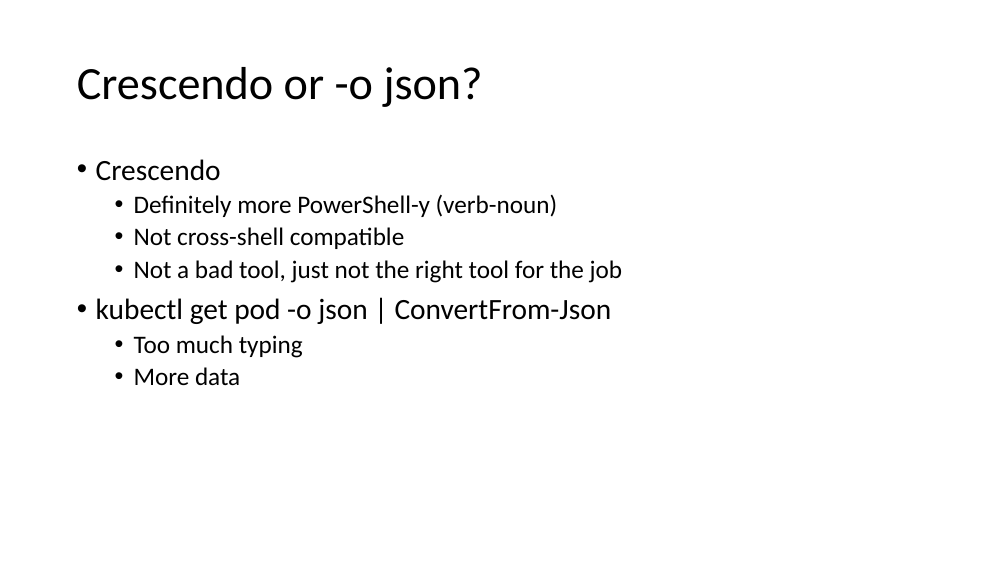
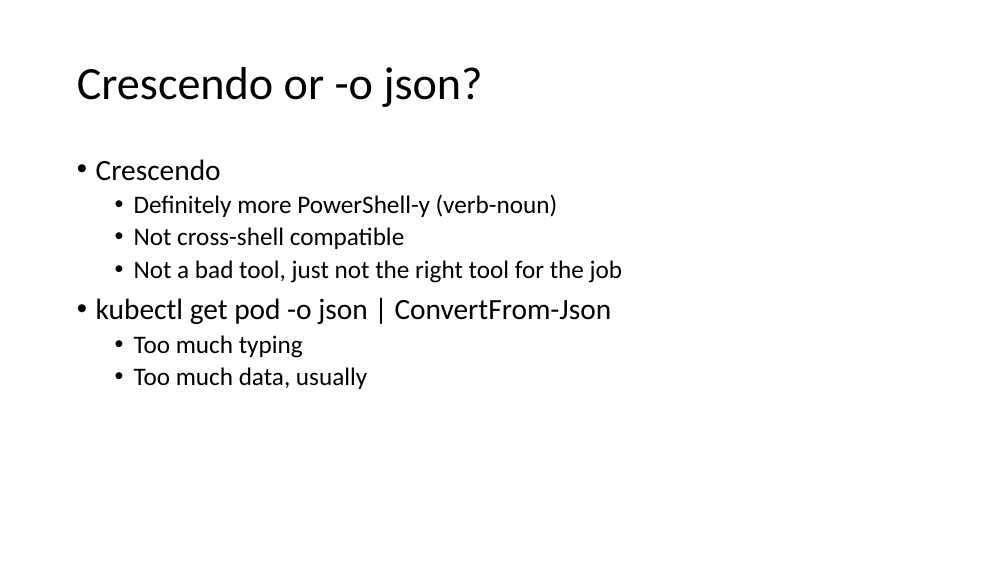
Before and after one commit to ThePoShWolf/Sessions, a slide deck: slide 6 of 2023-04-27 - Making Kubectl PowerShell friendly/PowerShell Summit 2023 - Making Kubectl PowerShell friendly.pptx. Drawn at 1008x567 pixels with LibreOffice and Linux fonts; fonts in the diff are those of the drawing; background and template pictures are left out. Boxes give left, top, right and bottom in pixels: in the first picture for what was removed or moved away, otherwise in the second. Text is boxed around its words. In the diff, an @@ line names an element or a change of style, - is before the commit and + after.

```diff
--- a/2023-04-27 - Making Kubectl PowerShell friendly/PowerShell Summit 2023 - Making Kubectl PowerShell friendly.pptx
+++ b/2023-04-27 - Making Kubectl PowerShell friendly/PowerShell Summit 2023 - Making Kubectl PowerShell friendly.pptx
@@ text at <box>134,367,367,389</box>: text changed @@
-  • More data
+  • Too much data, usually
```
Also in this commit, not shown: 1 other slide changed, 1 slide added.
